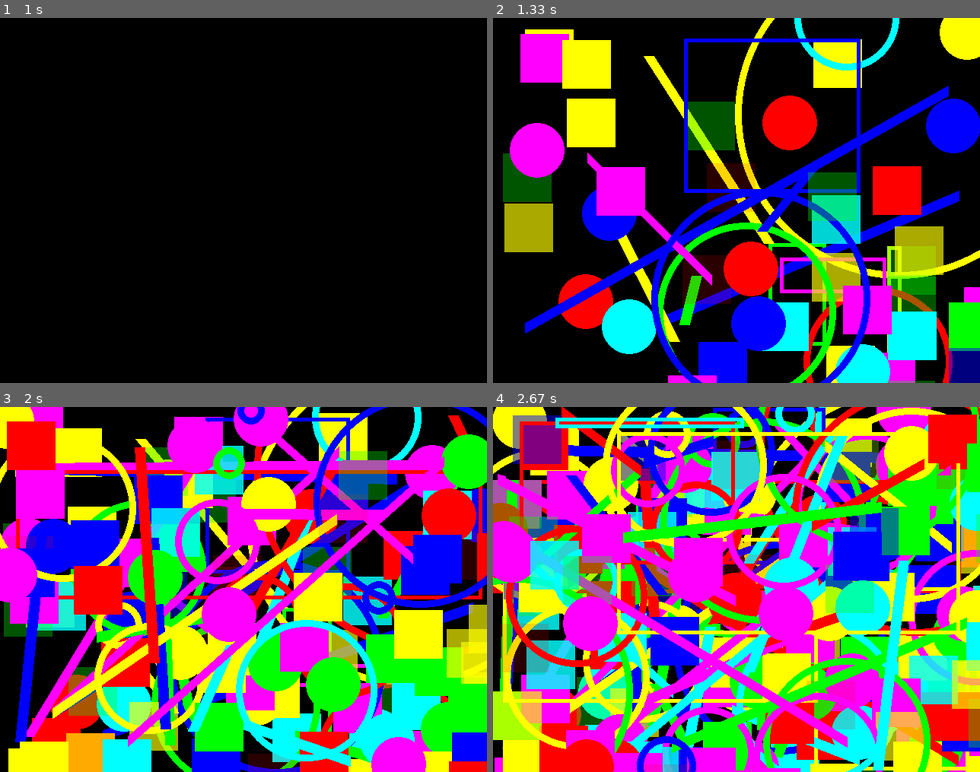
Above: before the commit, frames 1-4 (two rows, left to right).
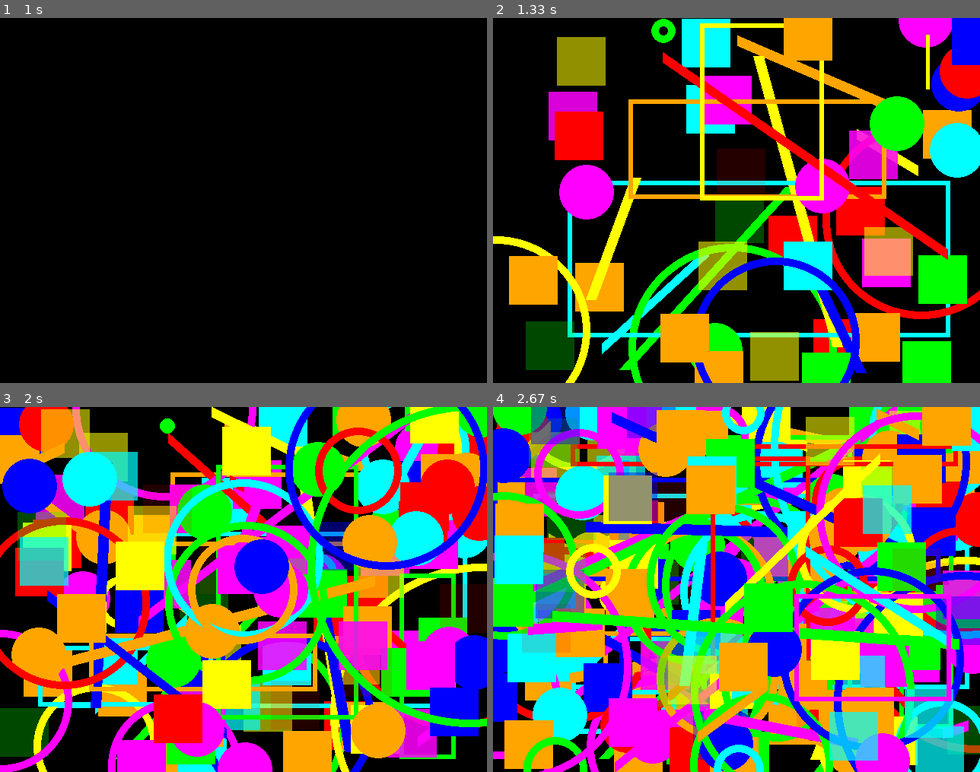
Above: after the commit, the same moments.

Repository: davidpendergast/pygame-utils
Game: pygame game, started from benchmark.py
Two runs of this game, one before a commit and one after it. Both use one fixed random seed, a clock stepped at 60 frames per second and the inputs below.
Inputs:
- Up to frame 1 (1 s): no input
- Up to frame 2 (1.33 s): no input
- Up to frame 3 (2 s): no input
- Up to frame 4 (2.67 s): no input

Frame 1 is identical in both runs. In frame 2, 69% of the frame differs, in the area x 0-100%, y 0-100%; in frame 3, 90%; in frame 4, 93%.

Commit message:
added cmd line args and final tweaks to benchmark.py

Diff:
--- a/benchmark.py
+++ b/benchmark.py
@@ -1,14 +1,18 @@
-import pygame
-import matplotlib.pyplot as plt
-
+import os
+import sys
+
+import argparse
 import math
 import random
 import enum
-import sys
+
+os.environ['PYGAME_HIDE_SUPPORT_PROMPT'] = "1"
+import pygame
+import matplotlib.pyplot as plt
 
 
 # Pygame Benchmarking Program
-# by Ghast (@Ghast_NEOH)
+# by Ghast ~ github.com/davidpendergast
 
 
 SCREEN_SIZE = 640, 480
@@ -19,10 +23,18 @@
 TICK_RATE = 0.10   # frequency of entity additions and fps measurements
 STOP_AT_FPS = 45   # test cases stop when this FPS is reached
 
-CAPTION_REFRESH_PER_SEC = 3     # per second
-LOW_FPS_GRACE_PERIOD = 0.5      # seconds
-PAUSE_BETWEEN_TESTS_TIME = 1    # seconds
-GRAPH_SMOOTHING_RADIUS = 1      # seconds
+INCLUDE_SURFACES = True
+INCLUDE_FILLED_SHAPES = True
+INCLUDE_HOLLOW_SHAPES = True
+INCLUDE_LINES = True
+
+RAND_SEED = 27182818
+
+CAPTION_REFRESH_PER_SEC = 3     # per second, how frequently to update the window title
+LOW_FPS_GRACE_PERIOD = 0.5      # seconds, how long the FPS can stay under STOP_AT_FPS before ending the test case
+PAUSE_BETWEEN_TESTS_TIME = 1    # seconds, how long to pause between tests
+GRAPH_SMOOTHING_RADIUS = 1      # seconds, how much to smooth the graph (uses running average)
+LOG_AXIS = True                 # whether to use log-scaling for the graph's y-axis
 
 PX_PER_ENT = ENT_SIZE ** 2
 
@@ -35,17 +47,25 @@
     LINE = 3                    # A line drawn via pygame.draw.line
     RECT_FILLED = 4             # A rect drawn via pygame.draw.rect (with width = 0)
     RECT_HOLLOW = 5             # A rect drawn via pygame.draw.rect (with width > 0)
-    CIRCLE_FILLED = 6           # A circle drawn via pygame.draw.cricle (with width = 0)
-    CIRCLE_HOLLOW = 7           # A circle drawn via pygame.draw.cricle (with width > 0)
+    CIRCLE_FILLED = 6           # A circle drawn via pygame.draw.circle (with width = 0)
+    CIRCLE_HOLLOW = 7           # A circle drawn via pygame.draw.circle (with width > 0)
 
 
 def _calc_avg_lengths(w, h, n=10000):
+    """Finds the average length of a line between two random points in a (w x h) area using random sampling.
+        returns: Average total length, x-length, and y-length
+    """
     total_dx = 0
     total_dy = 0
     total_dist = 0
+
+    # Fixed seed because this can affect the test quite a lot. For example, if hollow circles
+    # use a thickness of 6 pixels instead of 5 that's a 20% increase.
+    rand = random.Random(x=12345)
+
     for _ in range(n):
-        p1 = random.randint(0, w - 1), random.randint(0, h - 1)
-        p2 = random.randint(0, w - 1), random.randint(0, h - 1)
+        p1 = rand.randint(0, w - 1), rand.randint(0, h - 1)
+        p2 = rand.randint(0, w - 1), rand.randint(0, h - 1)
         dx = p1[0] - p2[0]
         dy = p1[1] - p2[1]
         total_dx += abs(dx)
@@ -54,42 +74,44 @@
     return total_dist / n, total_dx / n, total_dy / n
 
 
-# For the current screen size, these are the average distances between two random points.
 AVG_LENGTH, AVG_WIDTH, AVG_HEIGHT = _calc_avg_lengths(*SCREEN_SIZE)
 
-# Want to define the geometric entities such that on average they'll have an area of
-# about PX_PER_ENT pixels. Note that these are approximate (particularly the circle one,
-# which assumes the relationship between radius and pixels changed is linear (it's actually quadratic)).
-LINE_THICKNESS = max(1, round(PX_PER_ENT / AVG_LENGTH))
-HOLLOW_RECT_THICKNESS = max(1, round(PX_PER_ENT / (2 * (AVG_WIDTH + AVG_HEIGHT))))
-HOLLOW_CIRCLE_RADIUS_MULT = 0.25
-HOLLOW_CIRCLE_THICKNESS = max(1, round((AVG_LENGTH * HOLLOW_CIRCLE_RADIUS_MULT)
-                                       - math.sqrt(max(0, (AVG_LENGTH * HOLLOW_CIRCLE_RADIUS_MULT) ** 2
-                                                       - PX_PER_ENT / math.pi))))
+# Want to define the geometric entities such that on average they'll have an area of about PX_PER_ENT pixels.
+# Note that these are approximate (particularly the circle one, which assumes the relationship between radius
+# and pixels changed is linear (it's actually quadratic)).
+LINE_WIDTH = max(1, round(PX_PER_ENT / AVG_LENGTH))
+HOLLOW_RECT_WIDTH = max(1, round(PX_PER_ENT / (2 * (AVG_WIDTH + AVG_HEIGHT))))
+HOLLOW_CIRCLE_RADIUS_MULT = 0.25  # radius = mult * dist between two random points
+HOLLOW_CIRCLE_WIDTH = max(1, round((AVG_LENGTH * HOLLOW_CIRCLE_RADIUS_MULT)
+                                   - math.sqrt(max(0, (AVG_LENGTH * HOLLOW_CIRCLE_RADIUS_MULT) ** 2
+                                                   - PX_PER_ENT / math.pi))))
 FILLED_CIRCLE_RADIUS = max(1, round(math.sqrt(PX_PER_ENT / math.pi)))
 
 
 def _print_info():
     print(f"\nStarting new simulation:\n"
-          f"  Screen size =   {SCREEN_SIZE}\n"
-          f"  Entity size =   {ENT_SIZE}x{ENT_SIZE}\n"
-          f"  Minimum FPS =   {STOP_AT_FPS}")
+          f"  Screen size =   {SCREEN_SIZE} px\n"
+          f"  Entity size =   {ENT_SIZE} x {ENT_SIZE} px\n"
+          f"  Minimum FPS =   {STOP_AT_FPS} fps\n"
+          f"  Spawn Rate =    {SPAWN_RATE} ents/sec\n"
+          f"  Tick Rate =     {TICK_RATE} sec")
+
     print(f"\nAverage number of pixels changed per render:")
     print(f"  Filled Rect:    {PX_PER_ENT:.2f} = {ENT_SIZE}**2")
     print(f"  Filled Circle:  {math.pi * FILLED_CIRCLE_RADIUS**2:.2f} = pi * {FILLED_CIRCLE_RADIUS} ** 2")
-    print(f"  Line:           {AVG_LENGTH * LINE_THICKNESS:.2f} = {AVG_LENGTH:.2f} * {LINE_THICKNESS:.2f}")
-    print(f"  Hollow Rect:    {2 * (AVG_WIDTH + AVG_HEIGHT) * HOLLOW_RECT_THICKNESS:.2f}"
-          f" = 2 * ({AVG_WIDTH:.2f} + {AVG_HEIGHT:.2f}) * {HOLLOW_RECT_THICKNESS:.2f}")
+    print(f"  Line:           {AVG_LENGTH * LINE_WIDTH:.2f} = {AVG_LENGTH:.2f} * {LINE_WIDTH:.2f}")
+    print(f"  Hollow Rect:    {2 * (AVG_WIDTH + AVG_HEIGHT) * HOLLOW_RECT_WIDTH:.2f}"
+          f" = 2 * ({AVG_WIDTH:.2f} + {AVG_HEIGHT:.2f}) * {HOLLOW_RECT_WIDTH:.2f}")
     avg_hollow_circle_area = math.pi * ((AVG_LENGTH * HOLLOW_CIRCLE_RADIUS_MULT)**2
-                                        - (AVG_LENGTH*HOLLOW_CIRCLE_RADIUS_MULT - HOLLOW_CIRCLE_THICKNESS)**2)
+                                        - (AVG_LENGTH*HOLLOW_CIRCLE_RADIUS_MULT - HOLLOW_CIRCLE_WIDTH)**2)
     print(f"  Hollow Circle:  {avg_hollow_circle_area:.2f}"
           f" = pi * (({AVG_LENGTH:.2f})**2 - ({AVG_LENGTH:.2f}"
-          f" - {HOLLOW_CIRCLE_THICKNESS:.2f})**2) (approx.)")
+          f" - {HOLLOW_CIRCLE_WIDTH:.2f})**2) (approx.)")
 
 
 class EntityFactory:
 
-    def __init__(self, seed=27182818):
+    def __init__(self, seed=RAND_SEED):
         self.rand = random.Random(x=seed)
 
     def get_next(self):
@@ -101,13 +123,13 @@
 
 class Renderer:
 
-    def __init__(self, screen, n_pts=512, ent_types=tuple(e for e in EntityType), seed=27182818):
+    def __init__(self, screen, n_pts=503, ent_types=tuple(e for e in EntityType), seed=RAND_SEED):
         self.screen = screen
         self.entities = []
         self.ent_types = ent_types
         self.random = random.Random(x=seed)
 
-        # Instantiate the invisible points that "float" around the screen.
+        # Instantiate the invisible points that float around the screen.
         # These points determine the locations of entities. Note that they're not
         # updated one-by-one each frame -- instead, their positions are derived
         # on-the-fly using their initial position, velocity, and the time.
@@ -120,9 +142,9 @@
             v.scale_to_length(random.randint(30, 50))
 
         self.t = 0  # current time
-        self.colors = ["red", "green", "blue", "yellow", "cyan", "magenta"]
-
-        # Pre-compute the surfaces that entities may need.
+        self.colors = ["red", "green", "blue", "yellow", "cyan", "magenta", "orange"]
+
+        # Precompute the surfaces that entities may need.
         self.rgb_surfs = []
         self.rgba_surfs = []
         self.rgb_surfs_with_alpha = []
@@ -151,9 +173,9 @@
     def update(self, dt):
         self.t += dt
 
-    def get_pt(self, x):
-        base_pt = self.pts[x % len(self.pts)]
-        vel = self.vels[x % len(self.vels)]
+    def get_point(self, n1, n2):
+        base_pt = self.pts[n1 % len(self.pts)] + self.pts[n2 % len(self.pts)]
+        vel = self.vels[n2 % len(self.vels)] + self.vels[n1 % len(self.vels)]
         pt = base_pt + vel * self.t
         x = int(pt.x) % self.screen.get_width()
         y = int(pt.y) % self.screen.get_height()
@@ -162,46 +184,46 @@
     def render(self, bg_color=(0, 0, 0)):
         self.screen.fill(bg_color)
         for ent in self.entities:
-            # extract entity info from tuple
             ent_type = self.ent_types[ent[0] % len(self.ent_types)]
-            p1 = self.get_pt(ent[1])
-            p2 = self.get_pt(ent[2])
+            p1 = self.get_point(ent[0], ent[1])
+            p2 = self.get_point(ent[0], ent[2])
             color_idx = ent[3]
 
-            self.render_methods[ent_type](p1, p2, color_idx)  # hack activated
+            self.render_methods[ent_type](p1, p2, color_idx)  # do actual rendering
 
     def render_SURF_RGB(self, p1, p2, color_idx):
         surf = self.rgb_surfs[color_idx % len(self.rgb_surfs)]
-        self.screen.blit(surf, p1)
+        self.screen.blit(surf, (p1[0] - ENT_SIZE // 2, p1[1] - ENT_SIZE // 2))
 
     def render_SURF_RGBA(self, p1, p2, color_idx):
         surf = self.rgba_surfs[color_idx % len(self.rgba_surfs)]
-        self.screen.blit(surf, p1)
+        self.screen.blit(surf, (p1[0] - ENT_SIZE // 2, p1[1] - ENT_SIZE // 2))
 
     def render_SURF_RGB_WITH_ALPHA(self, p1, p2, color_idx):
         surf = self.rgb_surfs_with_alpha[color_idx % len(self.rgb_surfs_with_alpha)]
-        self.screen.blit(surf, p1)
+        self.screen.blit(surf, (p1[0] - ENT_SIZE // 2, p1[1] - ENT_SIZE // 2))
 
     def render_LINE(self, p1, p2, color_idx):
         c = self.colors[color_idx % len(self.colors)]
-        pygame.draw.line(screen, c, p1, p2, width=LINE_THICKNESS)
+        pygame.draw.line(self.screen, c, p1, p2, width=LINE_WIDTH)
 
     def render_RECT_HOLLOW(self, p1, p2, color_idx):
         c = self.colors[color_idx % len(self.colors)]
-        pygame.draw.rect(screen, c, (p1[0], p1[1], p2[0] - p1[0], p2[1] - p1[1]), width=HOLLOW_RECT_THICKNESS)
+        pygame.draw.rect(self.screen, c, (p1[0], p1[1], p2[0] - p1[0], p2[1] - p1[1]),
+                         width=HOLLOW_RECT_WIDTH)
 
     def render_RECT_FILLED(self, p1, p2, color_idx):
         c = self.colors[color_idx % len(self.colors)]
-        pygame.draw.rect(screen, c, (p1[0], p1[1], ENT_SIZE, ENT_SIZE))
+        pygame.draw.rect(self.screen, c, (p1[0]  - ENT_SIZE // 2, p1[1] - ENT_SIZE // 2, ENT_SIZE, ENT_SIZE))
 
     def render_CIRCLE_HOLLOW(self, p1, p2, color_idx):
         c = self.colors[color_idx % len(self.colors)]
         r = (abs(p2[0] - p1[0]) + abs(p2[1] - p1[0])) * HOLLOW_CIRCLE_RADIUS_MULT
-        pygame.draw.circle(screen, c, p1, r, width=HOLLOW_CIRCLE_THICKNESS)
+        pygame.draw.circle(self.screen, c, p1, r, width=HOLLOW_CIRCLE_WIDTH)
 
     def render_CIRCLE_FILLED(self, p1, p2, color_idx):
         c = self.colors[color_idx % len(self.colors)]
-        pygame.draw.circle(screen, c, p1, FILLED_CIRCLE_RADIUS)
+        pygame.draw.circle(self.screen, c, p1, FILLED_CIRCLE_RADIUS)
 
 
 def start_plot(title, subtitle=None):
@@ -212,15 +234,10 @@
         plt.title(title)
     plt.xlabel('Entities')
     plt.ylabel('FPS')
-    plt.yscale('log')
+    if LOG_AXIS:
+        plt.yscale('log')
     yticks = [15, 30, 45, 60, 120, 144, 240]
     plt.yticks(yticks, [str(yt) for yt in yticks])
-
-
-def finish_plot():
-    plt.legend()
-    plt.get_current_fig_manager().set_window_title('Benchmark Results')
-    plt.show()
 
 
 def get_x_and_y(data, smooth_radius=0):
@@ -263,6 +280,12 @@
     plt.plot(x, y, label=label, linestyle=linestyle, linewidth=linewidth)
 
 
+def finish_plot():
+    plt.legend()
+    plt.get_current_fig_manager().set_window_title('Benchmark Results')
+    plt.show()
+
+
 def solve_for_t(x, y, target_y, or_else=None):
     res = None
     for i in range(0, len(x) - 1):
@@ -297,7 +320,7 @@
 
 class TestCase:
 
-    def __init__(self, name, caption_title, screen, ent_types=tuple(e for e in EntityType), seed=271828):
+    def __init__(self, name, caption_title, screen, ent_types=tuple(e for e in EntityType), seed=RAND_SEED):
         self.name = name
         self.caption_title = caption_title
         self.screen = screen
@@ -355,21 +378,42 @@
 def _print_result(case_num, test, res, fps_to_display=(144, 120, 60, STOP_AT_FPS)):
     print(f"\n{case_num}. {test.name} Results:")
     x, y = get_x_and_y(res, smooth_radius=GRAPH_SMOOTHING_RADIUS * SPAWN_RATE)
-    for fps in reversed(sorted(set(fps_to_display))):
-        t = solve_for_t(x, y, fps, or_else=float('NaN'))
-        print(f"  {fps:>3} FPS: {int(t):>4} entities")
-
-
-if __name__ == "__main__":
+    for fps in reversed(sorted(f for f in set(fps_to_display) if f >= STOP_AT_FPS)):
+        t = solve_for_t(x, y, fps, or_else=0)
+        print(f"  {fps:>3} FPS: {round(t):>4} entities")
+
+
+def _build_test_cases(screen):
+    ents_to_test = []
+    if INCLUDE_SURFACES:
+        ents_to_test.extend([EntityType.SURF_RGB, EntityType.SURF_RGBA, EntityType.SURF_RGB_WITH_ALPHA])
+    if INCLUDE_FILLED_SHAPES:
+        ents_to_test.extend([EntityType.RECT_FILLED, EntityType.CIRCLE_FILLED])
+    if INCLUDE_LINES:
+        ents_to_test.append(EntityType.LINE)
+    if INCLUDE_HOLLOW_SHAPES:
+        ents_to_test.extend([EntityType.RECT_HOLLOW, EntityType.CIRCLE_HOLLOW])
+
+    test_cases = []
+    if len(ents_to_test) == 0:
+        raise ValueError("Nothing to test, all cases are disabled.")
+    elif len(ents_to_test) == 1:
+        e = ents_to_test[0]
+        test_cases.append(TestCase(e.name, f"{e.name} (#, CASE=1/1)", screen, (e,)))
+    else:
+        n_cases = 1 + len(ents_to_test)
+        test_cases = [TestCase("ALL", f"ALL (#, CASE=1/{n_cases})", screen, ents_to_test)]
+        for e in ents_to_test:
+            test_cases.append(TestCase(e.name, f"{e.name} (#, CASE={2 + int(e)}/{n_cases})", screen, (e,)))
+    return test_cases
+
+
+def _run():
     pygame.init()
     screen = pygame.display.set_mode(SCREEN_SIZE)
 
     _print_info()
-
-    n_cases = 1 + len(EntityType)
-    test_cases = [TestCase("ALL", f"ALL (#, CASE=1/{n_cases})",  screen)]
-    for e in EntityType:
-        test_cases.append(TestCase(e.name, f"{e.name} (#, CASE={2 + int(e)}/{n_cases})", screen, (e,)))
+    test_cases = _build_test_cases(screen)
 
     all_results = {}
     try:
@@ -379,14 +423,15 @@
             _print_result(test_cases.index(test) + 1, test, res)
     except ValueError as err:
         if str(err) == "Quit":
-            print("\nWARN: Benchmark was cancelled before completion")
-            pass  # show partial results even if you quit
+            msg = "no results to show" if len(all_results) == 0 else "showing partial results"
+            print(f"\nBenchmark was cancelled before completion ({msg})")
+            pass  # show partial results (if possible) when you quit
         else:
             raise err
 
     pygame.display.quit()
 
-    # display the plots
+    # display the plot
     if len(all_results) > 0:
         print("\nDisplaying plot...")
         pg_ver = pygame.version.ver
@@ -398,3 +443,42 @@
             add_to_plot(all_results[test_name], test_name, show_t60=(test_name == "ALL"),
                         smooth_radius=GRAPH_SMOOTHING_RADIUS * SPAWN_RATE)
         finish_plot()
+
+
+if __name__ == "__main__":
+    parser = argparse.ArgumentParser(description='A benchmarking program for pygame rendering.')
+    parser.add_argument('--size', type=int, metavar="int", default=SCREEN_SIZE, nargs=2, help=f'the window size (default {SCREEN_SIZE[0]} {SCREEN_SIZE[1]})')
+    parser.add_argument('--entity-size', type=int, metavar="int", default=ENT_SIZE, help=f'the size of entities in both dimensions (default {ENT_SIZE} px)')
+
+    parser.add_argument('--skip-surfaces', dest='surfaces', action='store_false', default=True, help=f'if used, will skip tests for RGB, RGBA, and RGB (with alpha) surfaces')
+    parser.add_argument('--skip-filled', dest='filled', action='store_false', default=True, help=f'if used, will skip tests for pygame.draw.rect and circle with width = 0')
+    parser.add_argument('--skip-hollow', dest='hollow', action='store_false', default=True, help=f'if used, will skip tests for pygame.draw.rect and circle with width > 0')
+    parser.add_argument('--skip-lines', dest='lines', action='store_false', default=True, help=f'if used, will skip tests for pygame.draw.line')
+
+    parser.add_argument('--spawn-rate', type=int, metavar="int", default=SPAWN_RATE, help=f'number of entities to spawn per second (default {SPAWN_RATE}, smaller = slower and more accurate)')
+    parser.add_argument('--tick-rate', type=float, metavar="float", default=TICK_RATE, help=f'how frequently to sample the FPS and add new entities (in seconds, default {TICK_RATE})')
+    parser.add_argument('--fps-thresh', type=int, metavar="int", default=STOP_AT_FPS, help=f'the FPS at which a test case should stop (default {STOP_AT_FPS})')
+
+    parser.add_argument('--smooth', type=float, metavar="float", default=GRAPH_SMOOTHING_RADIUS, help=f'how much to smooth the graph, in seconds (default {GRAPH_SMOOTHING_RADIUS}, or use 0 for none)')
+    parser.add_argument('--no-log-axis', dest='log_axis', action='store_false', default=LOG_AXIS, help=f'if used, will disable log-scaling on the graph\'s y-axis')
+
+    parser.add_argument('--seed', type=int, metavar="int", default=RAND_SEED, help=f'random seed (default={RAND_SEED}, use 0 to generate one)')
+
+    args = parser.parse_args()
+
+    SCREEN_SIZE = args.size
+    ENT_SIZE = args.entity_size
+
+    INCLUDE_SURFACES = args.surfaces
+    INCLUDE_FILLED_SHAPES = args.filled
+    INCLUDE_HOLLOW_SHAPES = args.hollow
+    INCLUDE_LINES = args.lines
+
+    SPAWN_RATE = args.spawn_rate
+    TICK_RATE = args.tick_rate
+    STOP_AT_FPS = args.fps_thresh
+    GRAPH_SMOOTHING_RADIUS = args.smooth
+    LOG_AXIS = args.log_axis
+    RAND_SEED = args.seed if args.seed > 0 else None
+
+    _run()
Binary file changed: screenshots/benchmark_results.png
